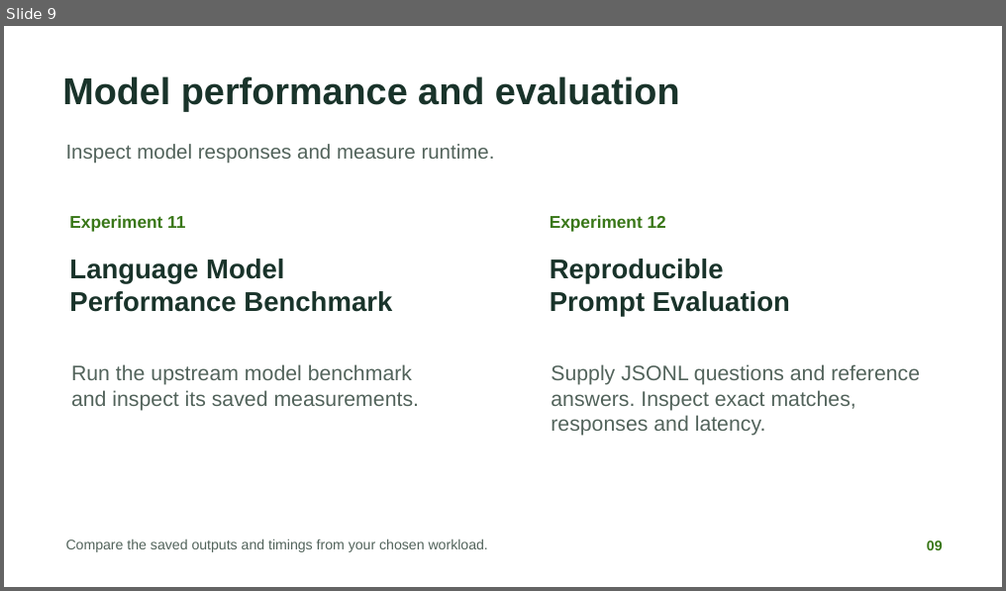
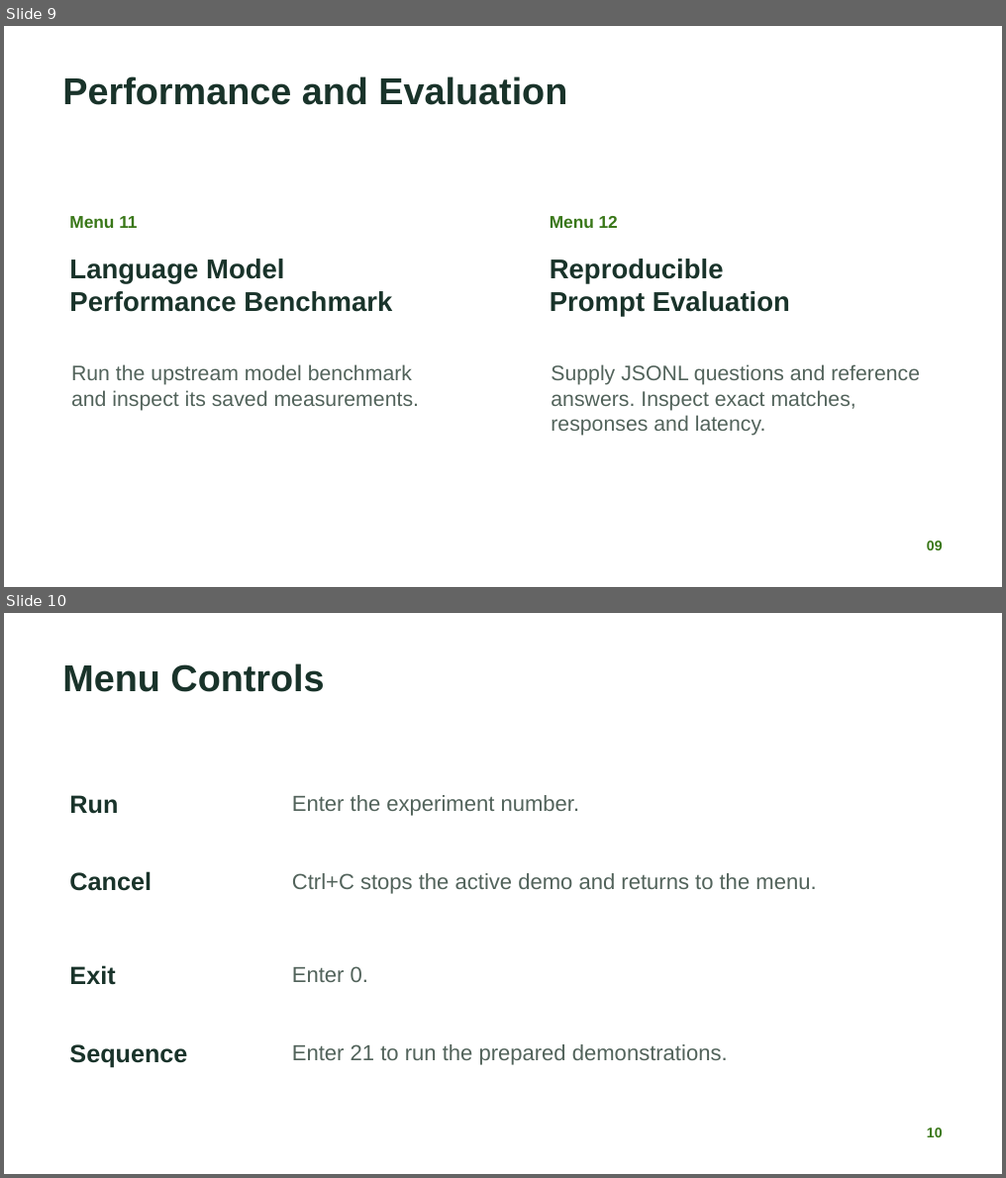
Before and after one commit to nileshsarkar-ai/JetsonNano-Demo, a slide deck: docs/Jetson_Nano_Local_AI_Experiments.pptx. Shown one above the other, each under a label of ours: slide 9 before the commit, slides 9 and 10 after it. The pictures are 1006x591 and 1006x1178 pixels, drawn with LibreOffice and Linux fonts; fonts in the diff are those of the drawing. Boxes give left, top, right and bottom in pixels: in the first picture for what was removed or moved away, otherwise in the second. Text is boxed around its words. In the diff, an @@ line names an element or a change of style, - is before the commit and + after.

```diff
--- a/docs/Jetson_Nano_Local_AI_Experiments.pptx
+++ b/docs/Jetson_Nano_Local_AI_Experiments.pptx
@@ slide 10 added at [4, 613, 1002, 1174], background #FFFFFF @@
@@ text added at [62, 663, 324, 692], 36 pt, text #19332A, bold @@
+Menu Controls
@@ text added at [69, 795, 118, 814], 24 pt, text #19332A, bold @@
+Run
@@ text added at [292, 795, 580, 816], 21 pt, text #52635B @@
+Enter the experiment number.
@@ text added at [69, 871, 152, 891], 24 pt, text #19332A, bold @@
+Cancel
@@ text added at [292, 873, 816, 894], 21 pt, text #52635B @@
+Ctrl+C stops the active demo and returns to the menu.
@@ text added at [69, 965, 115, 985], 24 pt, text #19332A, bold @@
+Exit
@@ text added at [292, 966, 368, 982], 21 pt, text #52635B @@
+Enter 0.
@@ text added at [69, 1045, 187, 1067], 24 pt, text #19332A, bold @@
+Sequence
@@ text added at [292, 1045, 728, 1065], 21 pt, text #52635B @@
+Enter 21 to run the prepared demonstrations.
@@ text added at [927, 1128, 943, 1138], 13.5 pt, text #397718, bold @@
+10
@@ slide 9 changed as well @@
@@ text at [62, 76, 567, 105]: text changed @@
-Model performance and evaluation
+Performance and Evaluation
@@ text removed at [66, 144, 495, 164] @@
-Inspect model responses and measure runtime.
@@ text at [69, 216, 137, 228]: text changed @@
-Experiment 11
+Menu 11
@@ text at [549, 216, 618, 228]: text changed @@
-Experiment 12
+Menu 12
@@ text removed at [66, 539, 488, 553] @@
-Compare the saved outputs and timings from your chosen workload.
```
Also in this commit, not shown: 8 other slides changed, 1 slide removed, 2 other files.
